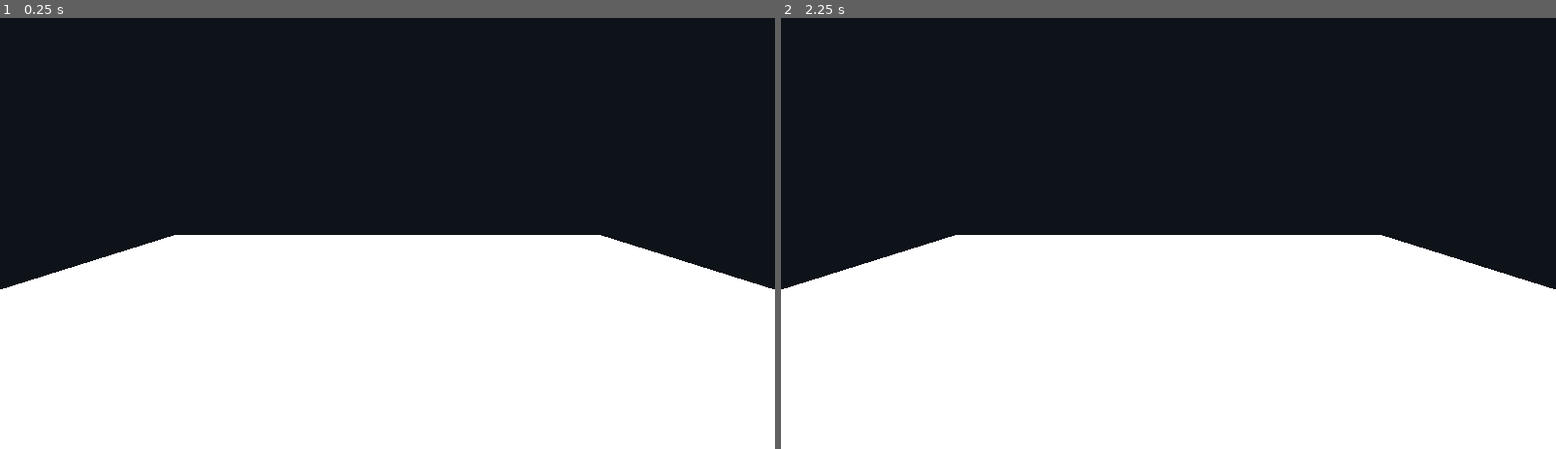
Above: before the commit, frames 1-2 (left to right).
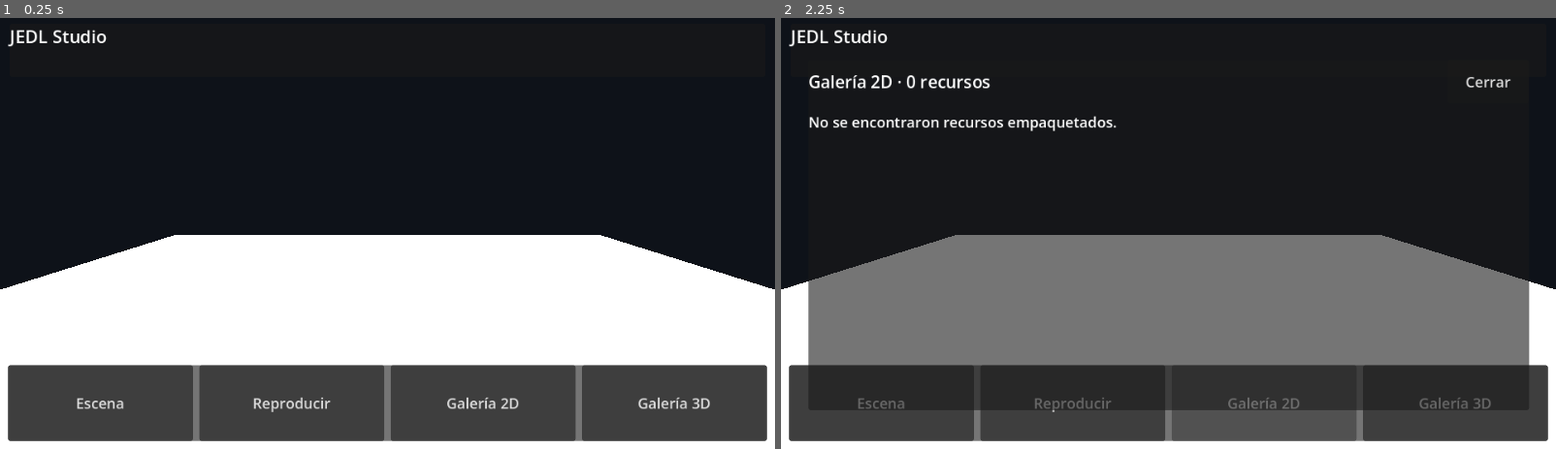
Above: after the commit, the same moments.

Repository: juancito860715-lgtm/jedl-studio
Game: Godot game, scene res://Main.tscn
Same seed, same stepped clock (60 frames per second), same inputs: the game is played once before the commit and once after it.
Inputs (mouse positions are in pixels of both pictures, inside the frame that each line leads up to):
- Up to frame 1 (0.25 s): no input
- Up to frame 2 (2.25 s): click (881, 401) at 0.5 s, where only the run after the commit has a clickable "Escena"; click (1075, 401) at 1.25 s, where only the run after the commit has a clickable "Reproducir"; click (1261, 401) at 2 s, where only the run after the commit has a clickable "Galería 2D"

The runs differ from the first frame. In frame 1, 18% of the frame differs, in the area x 1-99%, y 2-99%; in frame 2, 45%.
Error before the commit: Parse Error: Identifier "gallery_title" not declared in the current scope. (res://scripts/Main.gd:109)

Commit message:
fix: declare gallery title for manifest-backed UI

Diff:
--- a/scripts/Main.gd
+++ b/scripts/Main.gd
@@ -10,6 +10,7 @@
 var catalog_manager: Node
 var gallery_panel: PanelContainer
 var gallery_list: VBoxContainer
+var gallery_title: Label
 
 
 func _ready() -> void:
